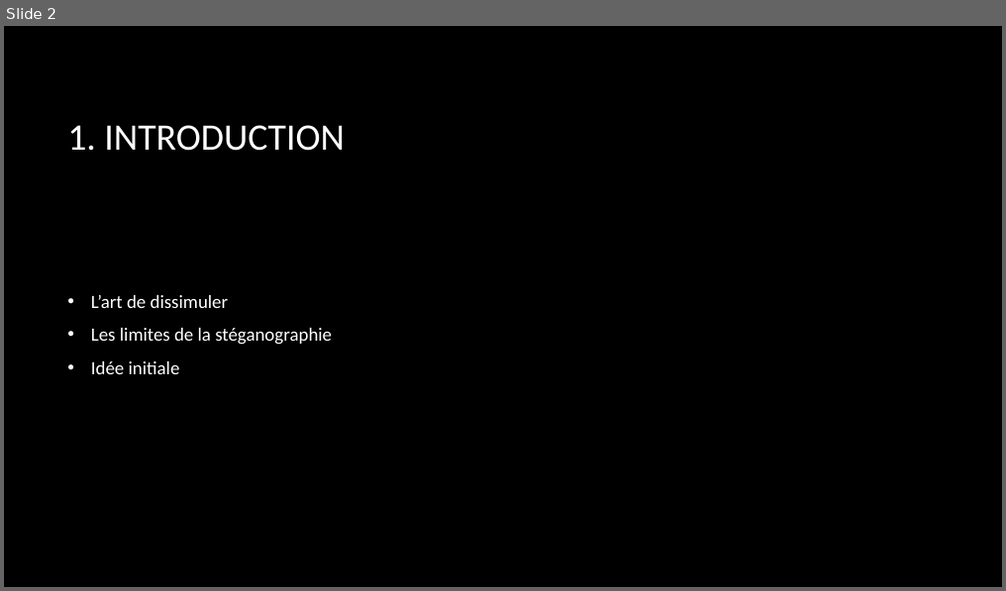
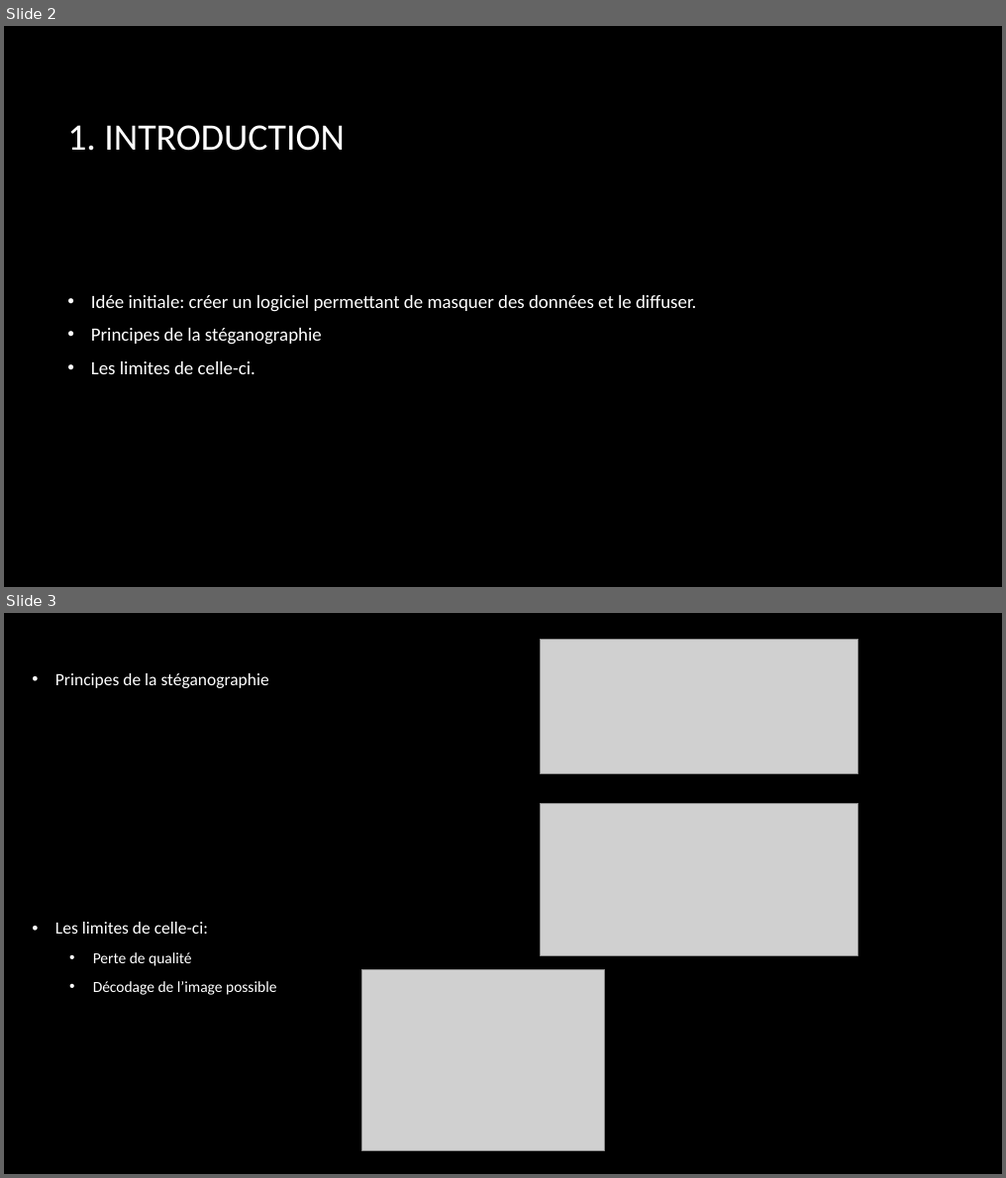
Before and after one commit to izio38/ISN, a slide deck: Présentation_Sonagets_Chabrol.pptx. Shown one above the other, each under a label of ours: slide 2 before the commit, slides 2 and 3 after it. The pictures are 1006x591 and 1006x1178 pixels, drawn with LibreOffice and Linux fonts; fonts in the diff are those of the drawing; grey boxes stand for pictures; background and template pictures are left out. Boxes give left, top, right and bottom in pixels: in the first picture for what was removed or moved away, otherwise in the second. Text is boxed around its words. In the diff, an @@ line names an element or a change of style, - is before the commit and + after.

```diff
--- a/Présentation_Sonagets_Chabrol.pptx
+++ b/Présentation_Sonagets_Chabrol.pptx
@@ slide 3 added at (x1=4, y1=613, x2=1002, y2=1174), background picture (left out) @@
@@ picture added at (x1=541, y1=639, x2=859, y2=774) @@
@@ text added at (x1=55, y1=673, x2=276, y2=995), 16.6 pt, text #FFFFFF @@
+• Principes de la stéganographie
+• Les limites de celle-ci:
+  • Perte de qualité
+  • Décodage de l’image possible
@@ picture added at (x1=541, y1=803, x2=859, y2=956) @@
@@ picture added at (x1=362, y1=969, x2=605, y2=1151) @@
@@ slide 2 changed as well @@
@@ text at (x1=91, y1=295, x2=696, y2=374): text changed @@
-• L’art de dissimuler
-• Les limites de la stéganographie
-• Idée initiale
+• Idée initiale: créer un logiciel permettant de masquer des données et le diffuser.
+• Principes de la stéganographie
+• Les limites de celle-ci.
```
Also in this commit, not shown: 6 other slides changed, 1 other slide added, 1 other file.
